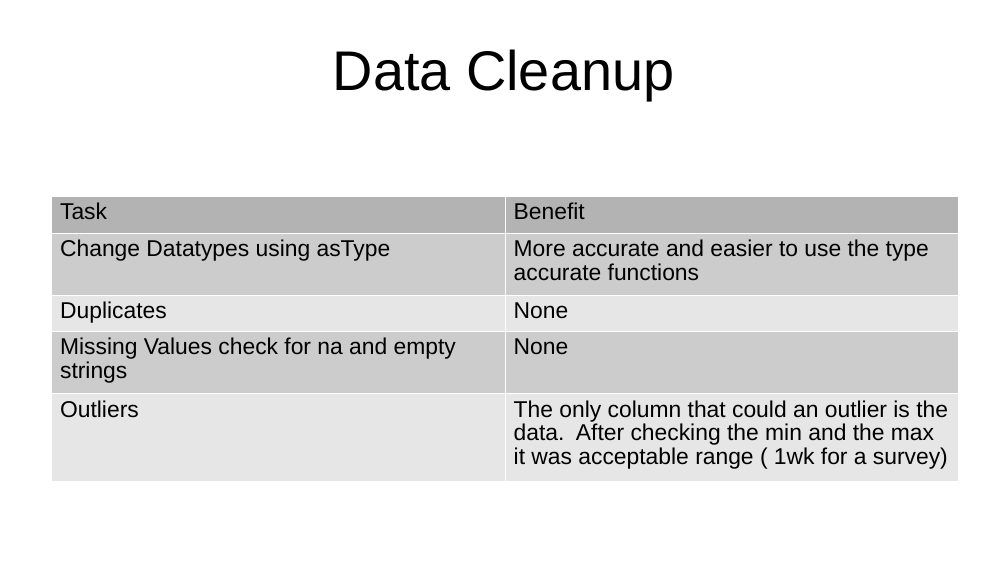
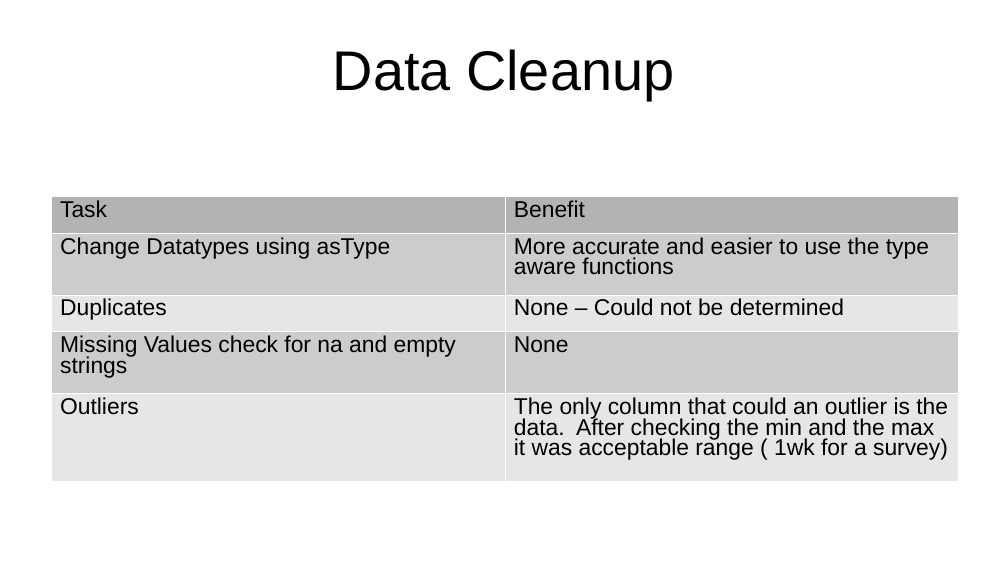
Before and after one commit to CharlesStockman/dataScience, a slide deck: slide 4 of magnimindAcademy/capstone/slide_deck.ppt. Drawn at 1008x567 pixels with LibreOffice and Linux fonts; fonts in the diff are those of the drawing. Boxes give left, top, right and bottom in pixels: in the first picture for what was removed or moved away, otherwise in the second. Text is boxed around its words. In the diff, an @@ line names an element or a change of style, - is before the commit and + after.

```diff
--- a/magnimindAcademy/capstone/slide_deck.ppt
+++ b/magnimindAcademy/capstone/slide_deck.ppt
@@ table at box(51, 197, 959, 481) @@
-row 2, column 2: More accurate and easier to use the type accurate functions
+row 2, column 2: More accurate and easier to use the type aware functions
-row 3, column 2: None
+row 3, column 2: None – Could not be determined
@@ line spacing 0.93 to 0.81 @@
```
Also in this commit, not shown: 2 other slides changed, 2 slides added, 1 slide removed, 1 other file.
